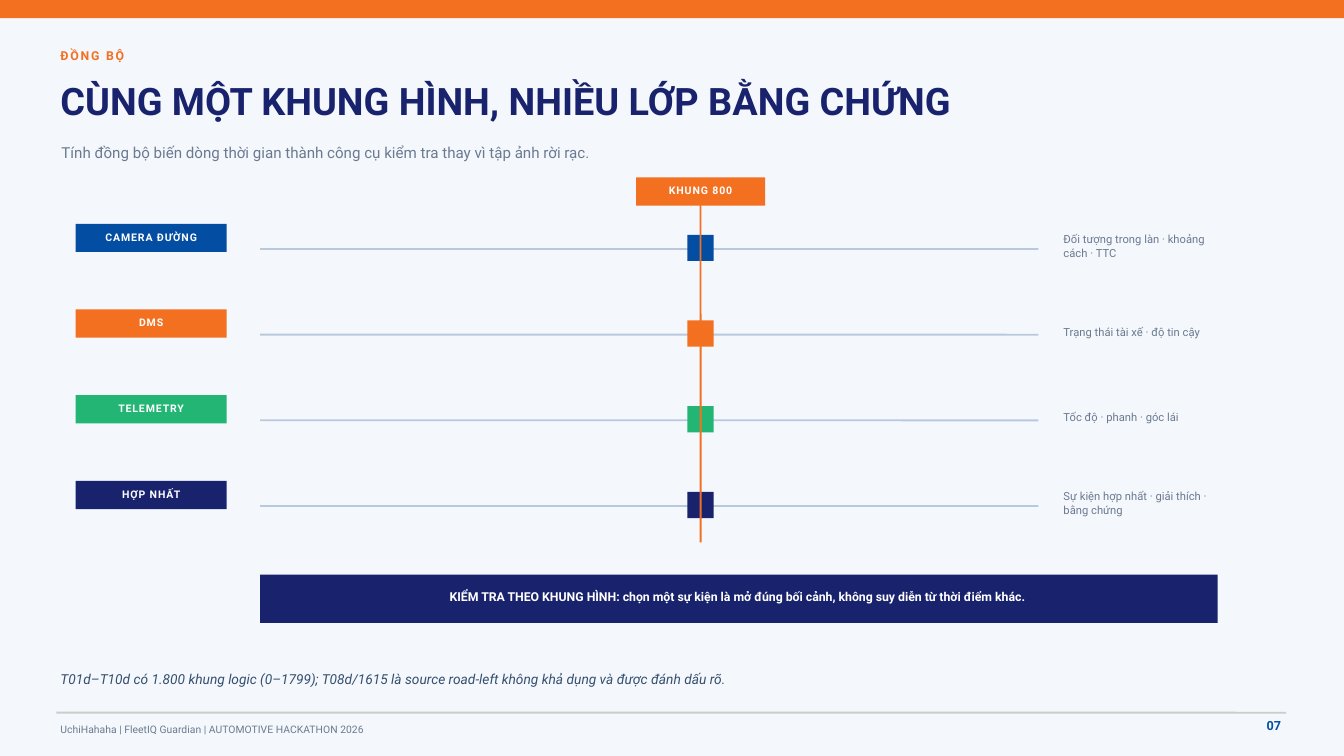
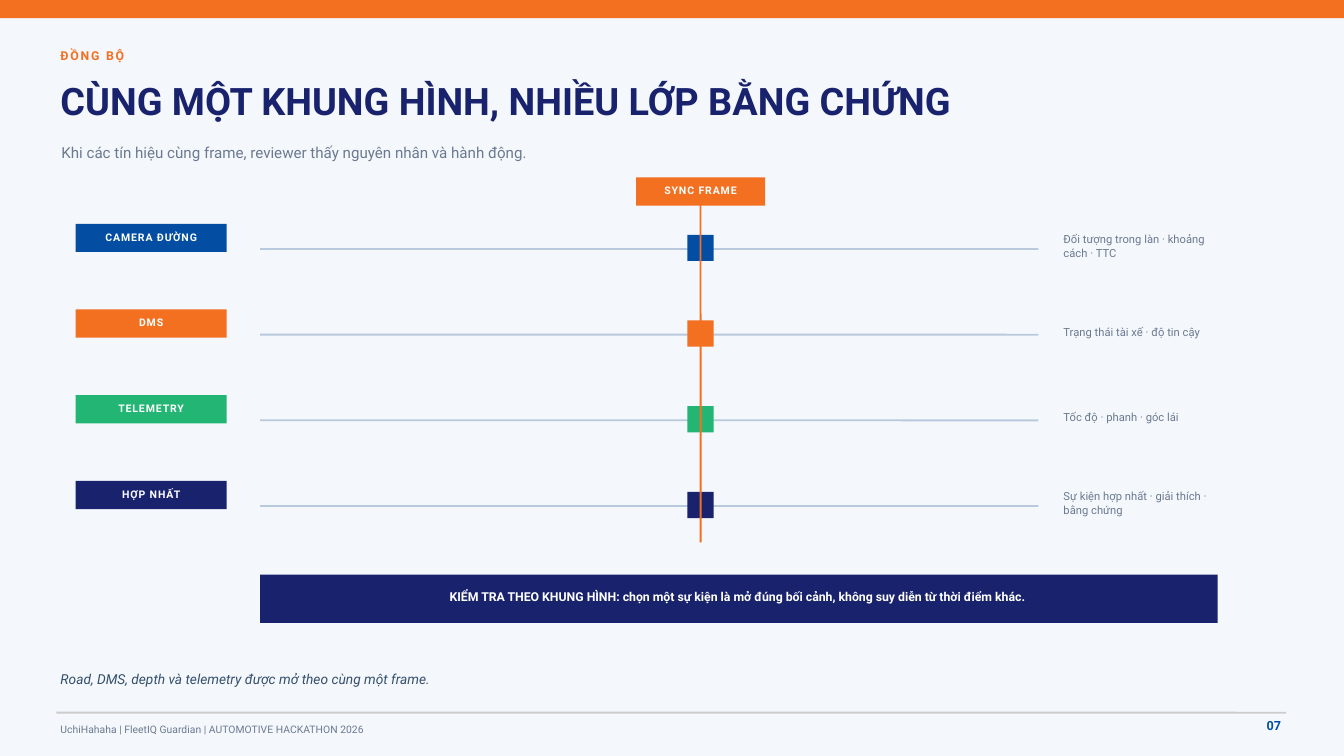
Before and after one commit to hminhphi/UchiHahahaFPTAutomotiveHackathon, a slide deck: slide 7 of docs/proposal/UchiHahaha_FleetIQGuardian_Final_Round2.pptx. Drawn at 1344x756 pixels with LibreOffice and Linux fonts; fonts in the diff are those of the drawing. Boxes give left, top, right and bottom in pixels: in the first picture for what was removed or moved away, otherwise in the second. Text is boxed around its words. In the diff, an @@ line names an element or a change of style, - is before the commit and + after.

```diff
--- a/docs/proposal/UchiHahaha_FleetIQGuardian_Final_Round2.pptx
+++ b/docs/proposal/UchiHahaha_FleetIQGuardian_Final_Round2.pptx
@@ text at [61, 145, 526, 161]: text changed @@
-Tính đồng bộ biến dòng thời gian thành công cụ kiểm tra thay vì tập ảnh rời rạc.
+Khi các tín hiệu cùng frame, reviewer thấy nguyên nhân và hành động.
@@ text at [664, 186, 737, 194]: text changed @@
-KHUNG 800
+SYNC FRAME
@@ text at [60, 673, 429, 687]: text changed @@
-T01d–T10d có 1.800 khung logic (0–1799); T08d/1615 là source road-left không khả dụng và được đánh dấu rõ.
+Road, DMS, depth và telemetry được mở theo cùng một frame.
```
Also in this commit, not shown: 9 other slides changed, 4 slides removed, 17 other files.
